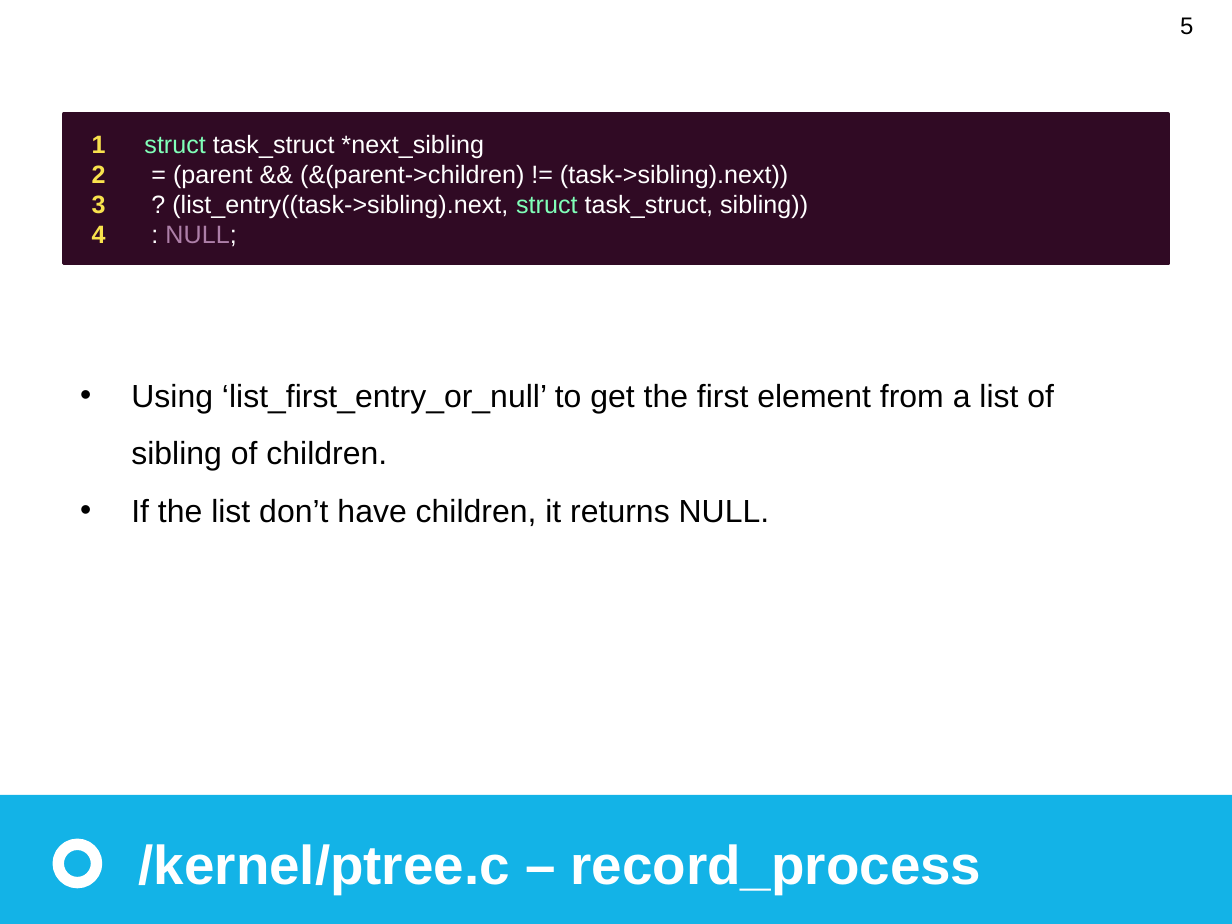
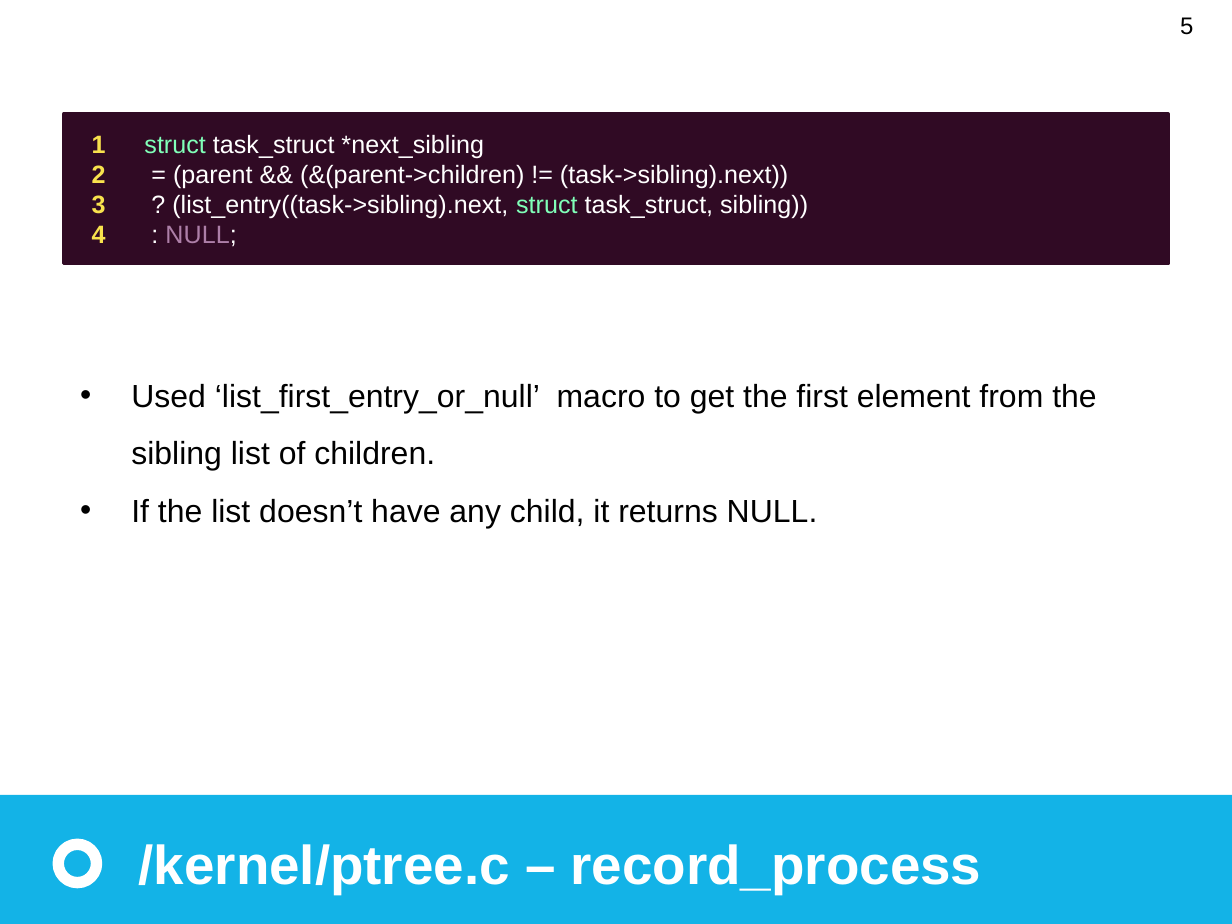
Before and after one commit to pps789/operating-system-2018, a slide deck: slide 5 of OS_proj1.pptx. Drawn at 1232x924 pixels with LibreOffice and Linux fonts; fonts in the diff are those of the drawing. Boxes give left, top, right and bottom in pixels: in the first picture for what was removed or moved away, otherwise in the second. Text is boxed around its words. In the diff, an @@ line names an element or a change of style, - is before the commit and + after.

```diff
--- a/OS_proj1.pptx
+++ b/OS_proj1.pptx
@@ text at <box>131,384,1096,528</box>: text changed @@
-• Using ‘list_first_entry_or_null’ to get the first element from a list of sibling of children.
-• If the list don’t have children, it returns NULL.
+• Used ‘list_first_entry_or_null’ macro to get the first element from the sibling list of children.
+• If the list doesn’t have any child, it returns NULL.
```
Also in this commit, not shown: 6 other slides changed.
